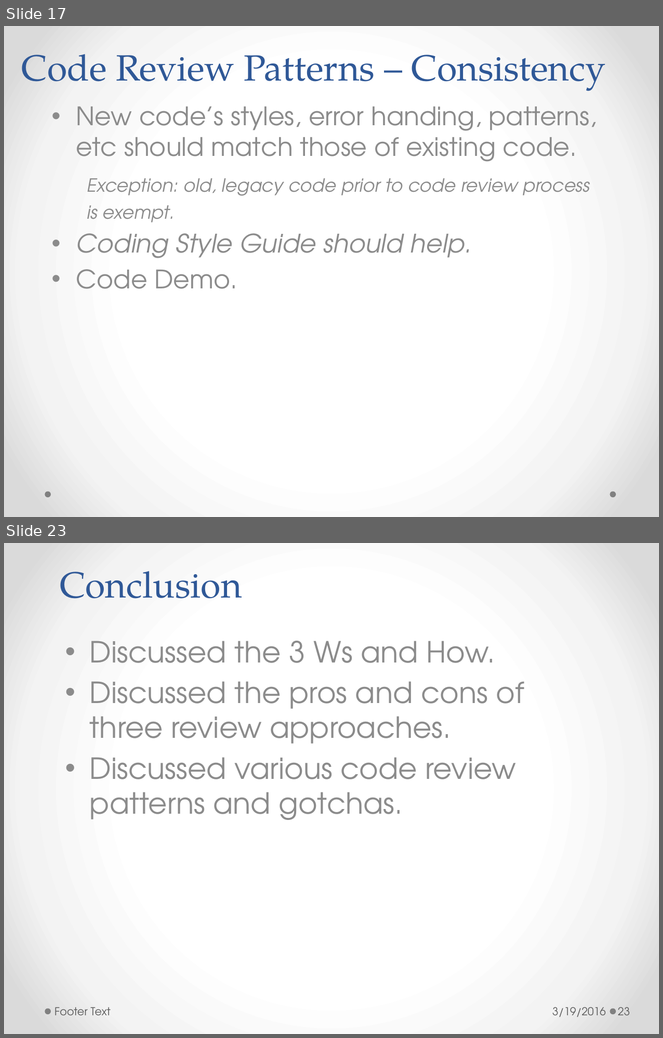
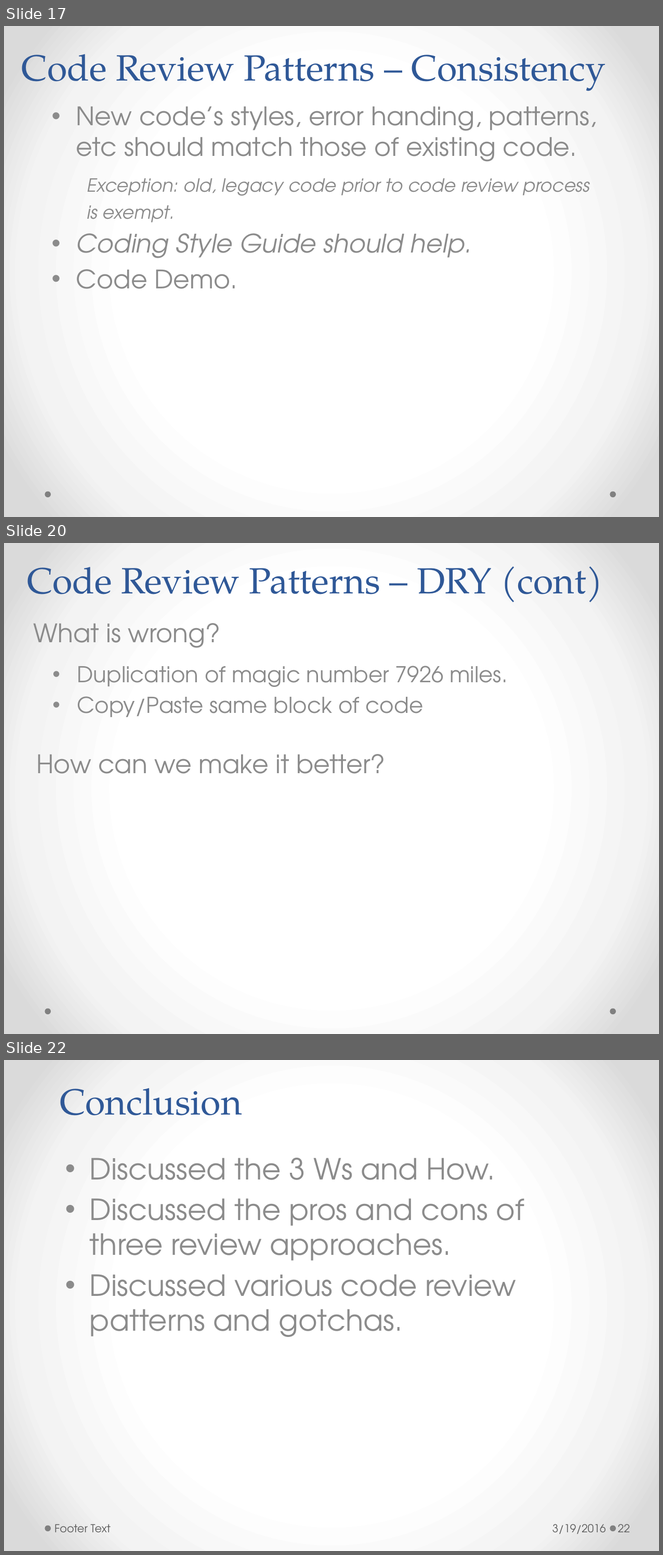
Before and after one commit to h-t-tran/brown, a slide deck: codereview/tech-presentation-effective-codereview.pptx. Shown one above the other, each under a label of ours: slides 17 and 23 before the commit, slides 17, 20 and 22 after it; the slides between them are not shown. The pictures are 663x1038 and 663x1555 pixels, drawn with LibreOffice and Linux fonts; fonts in the diff are those of the drawing. Boxes give left, top, right and bottom in pixels: in the first picture for what was removed or moved away, otherwise in the second. Text is boxed around its words. In the diff, an @@ line names an element or a change of style, - is before the commit and + after.

```diff
--- a/codereview/tech-presentation-effective-codereview.pptx
+++ b/codereview/tech-presentation-effective-codereview.pptx
@@ slide 20 added at (4,543,659,1034), background gradient #FFFFFF to #F4F4F4 to #DADADA; not listed: 2 template elements that a slide beside it also shows @@
@@ title added at (27,566,604,602), 40 pt, text #2F5897 @@
+Code Review Patterns – DRY (cont)
@@ text added at (33,623,221,648), 28 pt, text #8C8C8C @@
+What is wrong?
@@ text added at (77,666,507,717), 24 pt, text #8C8C8C @@
+• Duplication of magic number 7926 miles.
+• Copy/Paste same block of code
@@ text added at (37,754,385,774), 28 pt, text #8C8C8C @@
+How can we make it better?
@@ what was slide 23 is now slide 22 @@
@@ page number at (618,1524,630,1533): text changed @@
-23
+22
```
Also in this commit, not shown: 3 other slides added, 5 slides removed, 8 other files.
